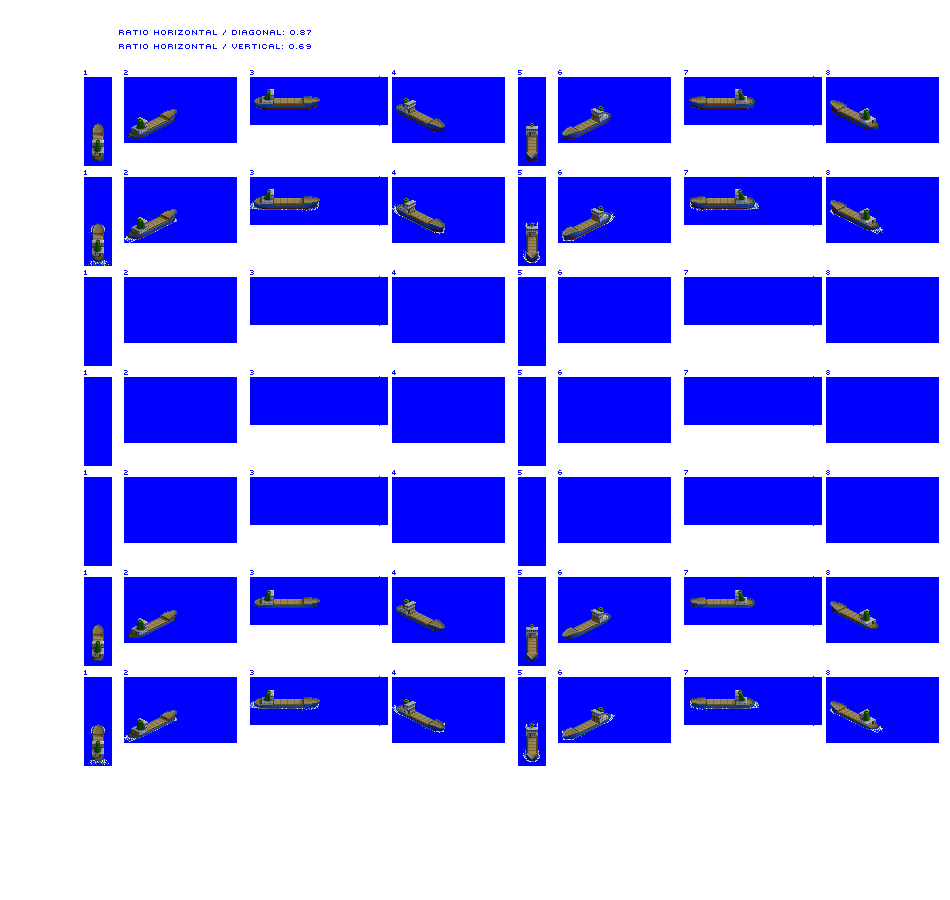
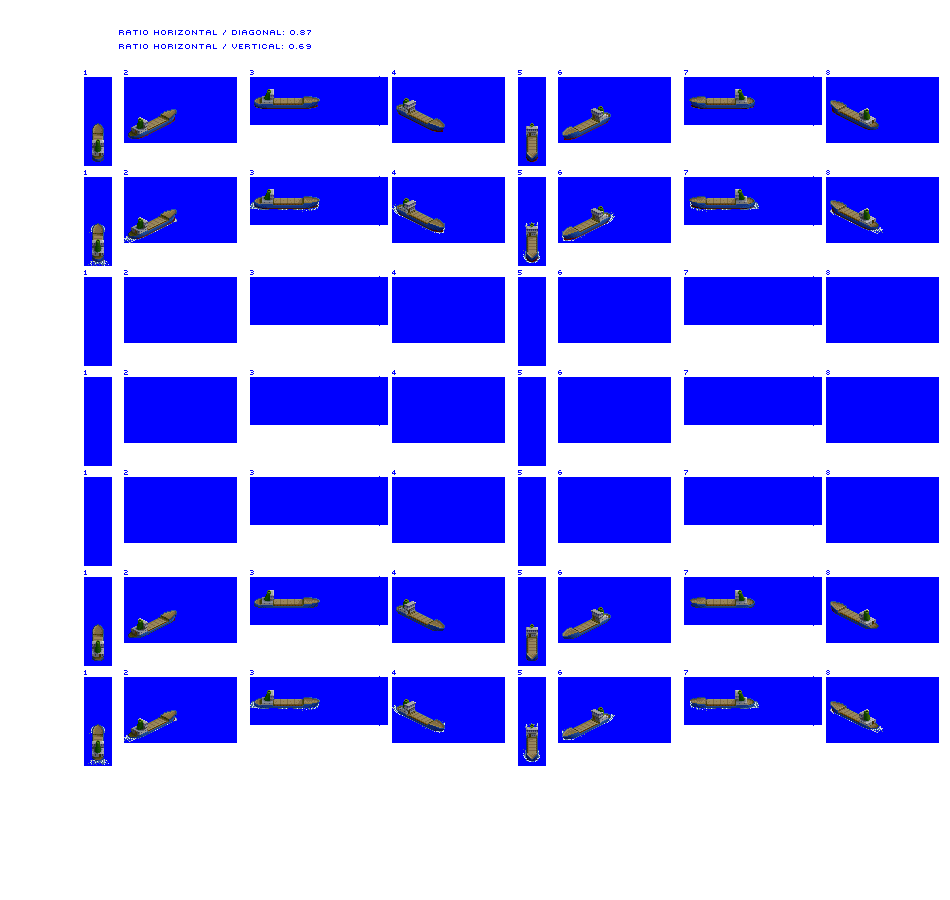
Comparing the layer stacks of the two 950×900 images. Changes:
painted on "prop / bow wash" over [269, 209, 740, 709]
